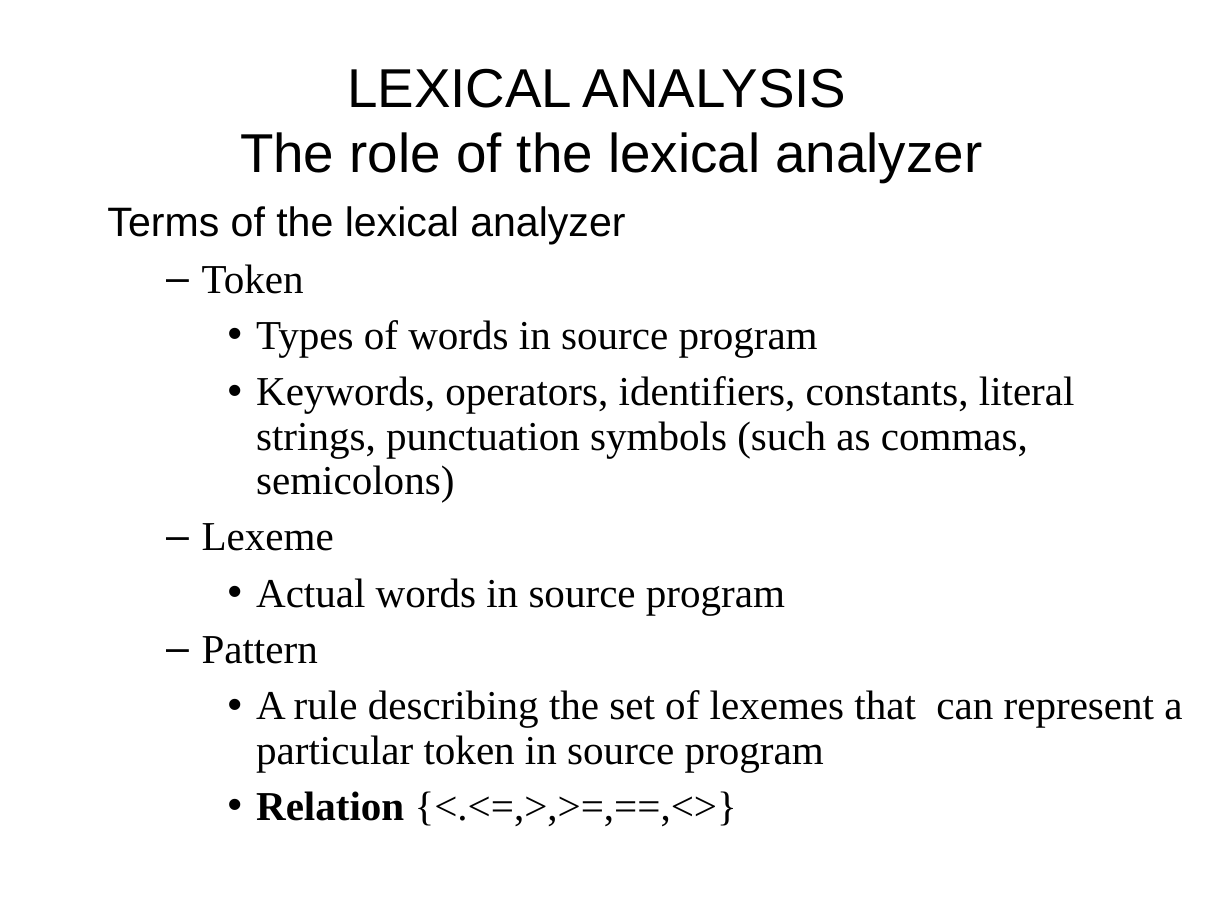
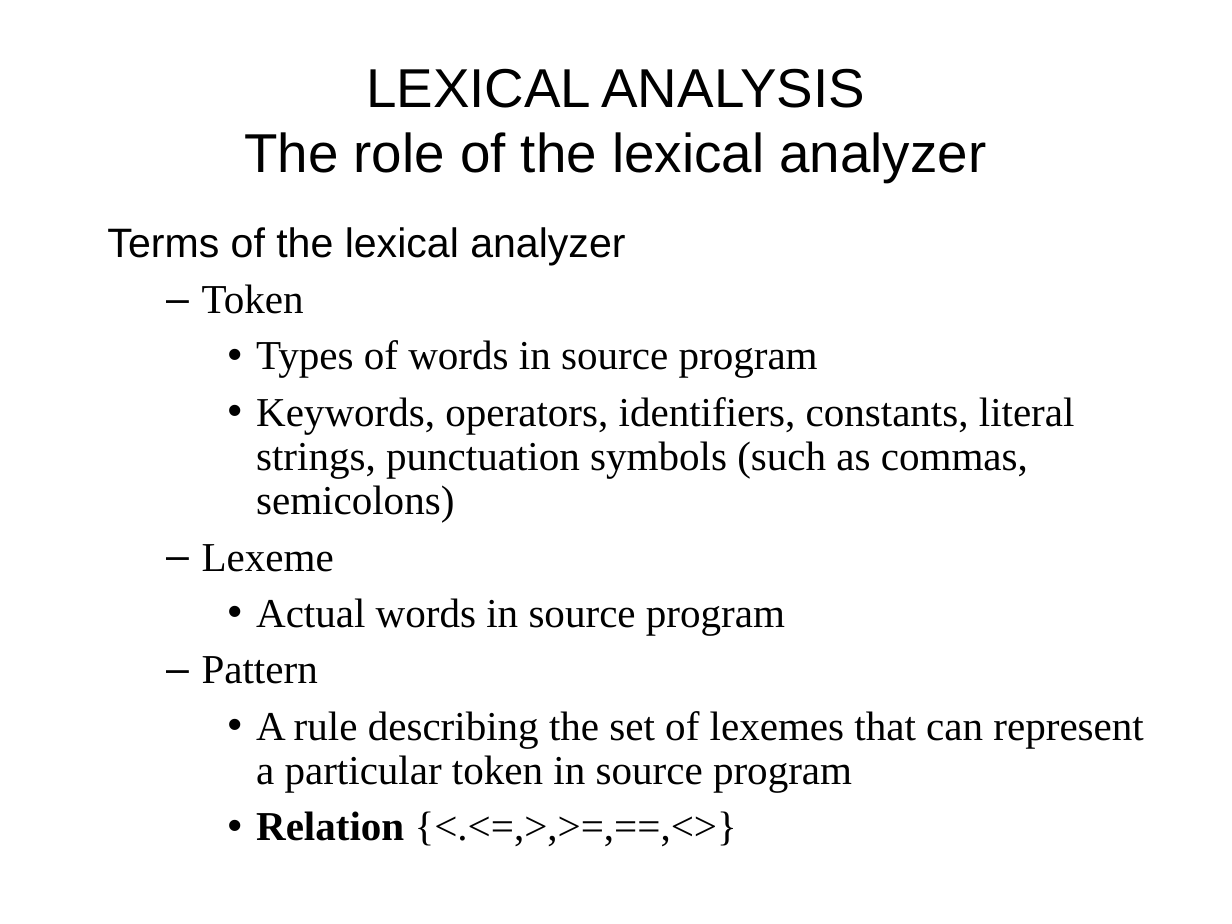
Before and after one commit to GeneralNitin/S6, a slide deck: slide 32 of 02. Compiler Design/PPTs/Module 1.ppt. Drawn at 1232x924 pixels with LibreOffice and Linux fonts; fonts in the diff are those of the drawing. Boxes give left, top, right and bottom in pixels: in the first picture for what was removed or moved away, otherwise in the second. Text is boxed around its words. In the diff, an @@ line names an element or a change of style, - is before the commit and + after.

```diff
--- a/02. Compiler Design/PPTs/Module 1.ppt
+++ b/02. Compiler Design/PPTs/Module 1.ppt
@@ text "LEXICAL ANALYSIS The role of ..." at (x1=244, y1=68, x2=986, y2=182): alignment left to centre @@
@@ text "Terms of the lexical analyzer" rewrapped from (x1=107, y1=206, x2=1182, y2=821) to (x1=107, y1=227, x2=1143, y2=841) @@
```
Also in this commit, not shown: 70 other slides changed, 2 slides removed, 5 other files.
